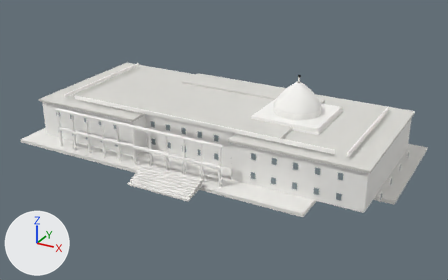
The glTF model public/models/bangabhaban-lod2.glb as it was, and as the next commit left it.
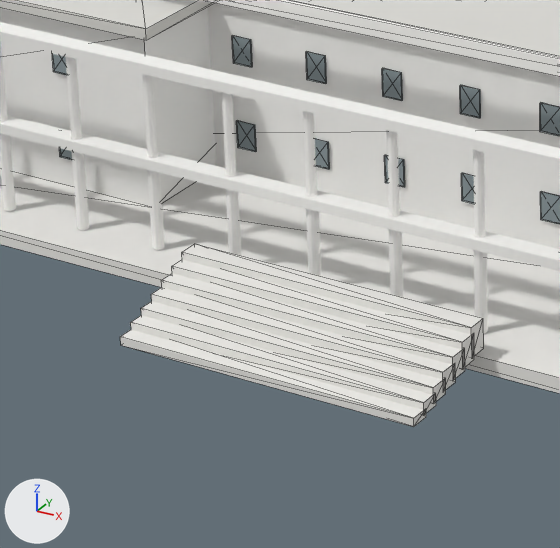
There are two pictures of each version: one whole from a 50 mm lens placed at (66.4, -119.3, 61.5), pointed at (3.1, -4.2, 3.9), one close up on the part from 23% to 49% of the width and 41% to 81% of the height. Lighting does not change. The marker at lower left points along +X, +Y and +Z. The last two pictures show the newer version. The close-ups show mesh edges as thin lines. Vertices at exactly the same position are counted once.

Script lines for the objects in view, before the commit:
```python
me_centralhall = bpy.data.meshes.new('CentralHall')
me_centralhall.from_pydata(...)  # a box spanning x -22.3..19.7, y -11.0..14.0, z 0.8..10.1
me_centralhall.materials.append(mat_palacewhite)  # white #f8f7f4
me_entrancestair = bpy.data.meshes.new('EntranceStair')
me_entrancestair.from_pydata(...)  # a box spanning x -7.5..7.5, y -27.1..-26.1, z 0.1..0.5; a box spanning x -7.5..7.5, y -26.3..-25.3, z 0.3..0.9; a box spanning x -7.5..7.5, y -25.5..-24.5, z 0.5..1.2; a box spanning x -7.5..7.5, y -24.7..-23.8, z 0.6..1.6; a box spanning x -7.5..7.5, y -24.0..-23.0, z 0.8..1.9; a box spanning x -7.5..7.5, y -23.2..-22.2, z 1.0..2.2; a box spanning x -7.5..7.5, y -22.4..-21.4, z 1.1..2.6
me_entrancestair.materials.append(mat_stepstone)  # white #edece8
me_roofdeck = bpy.data.meshes.new('RoofDeck')
me_roofdeck.from_pydata(...)  # a box spanning x -41.3..-13.3, y -16.5..18.5, z 9.6..10.1, material slot 0; a box spanning x -22.9..20.2, y -11.5..14.6, z 10.1..10.7, material slot 0; a box spanning x 10.5..40.5, y -16.0..19.0, z 9.6..10.1, material slot 0; a box spanning x -16.4..13.8, y 8.9..16.9, z 10.7..11.1, material slot 0; a box spanning x 9.9..26.1, y -5.1..10.6, z 10.1..10.5, material slot 1
me_roofdeck.materials.append(mat_roofstone)  # light grey #dddcd7
me_roofdeck.materials.append(mat_ivorytrim)  # white #fdfcf8
ob_centralhall = bpy.data.objects.new('CentralHall', me_centralhall)
ob_centralhall.location = (0.0, 0.0, 0.0)
ob_entrancestair = bpy.data.objects.new('EntranceStair', me_entrancestair)
ob_entrancestair.location = (0.0, 0.0, 0.0)
ob_roofdeck = bpy.data.objects.new('RoofDeck', me_roofdeck)
ob_roofdeck.location = (0.0, 0.0, 0.0)
# also in view: 'WindowsAndDoors' at (0.0, -2.8, 5.2); 'Loggia' at (-11.0, -19.5, 5.5); 'Plinth' at (0.0, 0.0, 0.4); 'Parapet' at (0.0, 1.0, 11.1); 'WestWing' at (-27.3, 1.0, 5.2)
```
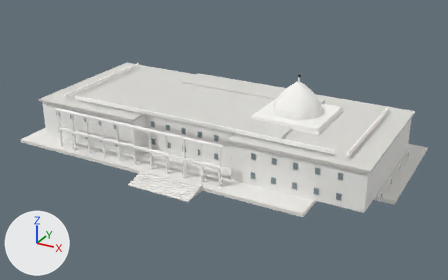
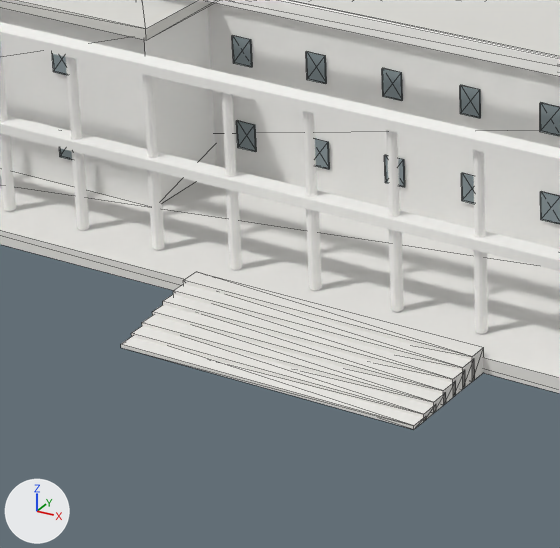
What changed in the scene script:
```text
Change me_entrancestair:
    used by ob_entrancestair; location = (0.0, 0.0, 0.0)
    remove me_entrancestair.from_pydata(...)  # 56 vertices, 84 faces; spans x -7.5..7.5, y -27.1..-21.4, z 0.1..2.6
    add me_entrancestair.from_pydata(...)  # 56 vertices, 84 faces; spans x -7.5..7.5, y -27.1..-21.4, z 0.0..1.2
    me_entrancestair part 1: the loose piece of 8 vertices spanning x -7.5..7.5, y -27.1..-26.1, z 0.1..0.5 is scaled about the mesh origin by (1, 1, 0.417)
    me_entrancestair part 2: the loose piece of 8 vertices spanning x -7.5..7.5, y -26.3..-25.3, z 0.3..0.9 is scaled about its middle by (1, 1, 0.588), then moved by (0.0, 0.0, -0.4)
    me_entrancestair part 3: the loose piece of 8 vertices spanning x -7.5..7.5, y -25.5..-24.5, z 0.5..1.2 is scaled about its middle by (1, 1, 0.682), then moved by (0.0, 0.0, -0.6)
    me_entrancestair part 4: the loose piece of 8 vertices spanning x -7.5..7.5, y -24.7..-23.8, z 0.6..1.6 is scaled about its middle by (1, 1, 0.741), then moved by (0.0, 0.0, -0.8)
    me_entrancestair part 5: the loose piece of 8 vertices spanning x -7.5..7.5, y -24.0..-23.0, z 0.8..1.9 is scaled about its middle by (1, 1, 0.781), then moved by (0.0, 0.0, -0.9)
    me_entrancestair part 6: the loose piece of 8 vertices spanning x -7.5..7.5, y -23.2..-22.2, z 1.0..2.2 is scaled about its middle by (1, 1, 0.811), then moved by (0.0, 0.0, -1.1)
    me_entrancestair part 7: the loose piece of 8 vertices spanning x -7.5..7.5, y -22.4..-21.4, z 1.1..2.6 is scaled about its middle by (1, 1, 0.833), then moved by (0.0, 0.0, -1.3)
```

Pixel boxes [x1, y1, x2, y2] of what changed, in the close-ups (560 x 548 px; the box of a moved part takes in the faces that stretch with it):
'EntranceStair', reshaped (14% shorter)
    before: [120, 244, 484, 427]
    after: [121, 272, 484, 429]
part 1 of me_entrancestair, moved or reshaped
    before: [120, 330, 426, 427]
    after: [121, 337, 424, 429]
part 2 of me_entrancestair, moved or reshaped
    before: [131, 315, 436, 414]
    after: [131, 326, 436, 421]
part 3 of me_entrancestair, moved or reshaped
    before: [141, 301, 446, 402]
    after: [142, 315, 446, 413]
part 4 of me_entrancestair, moved or reshaped
    before: [151, 287, 456, 392]
    after: [152, 305, 456, 404]
part 5 of me_entrancestair, moved or reshaped
    before: [161, 273, 465, 379]
    after: [163, 294, 465, 395]
part 6 of me_entrancestair, moved or reshaped
    before: [172, 259, 474, 368]
    after: [173, 284, 475, 389]
part 7 of me_entrancestair, moved or reshaped
    before: [182, 244, 484, 357]
    after: [183, 272, 484, 382]
